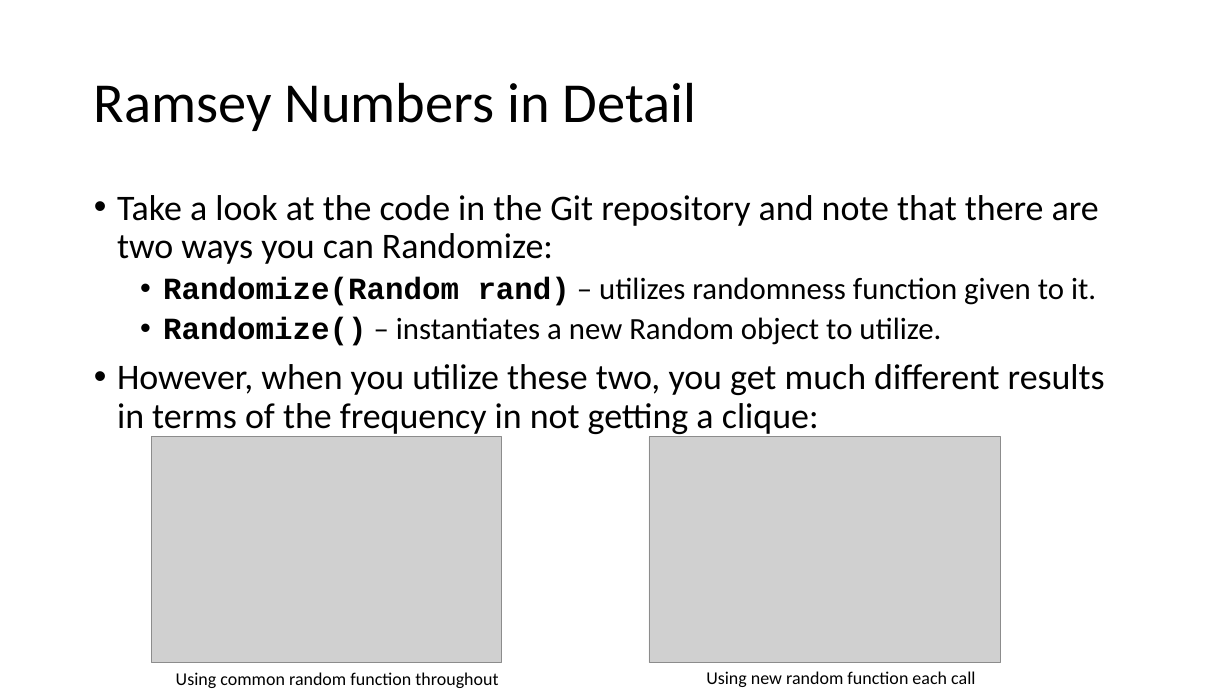
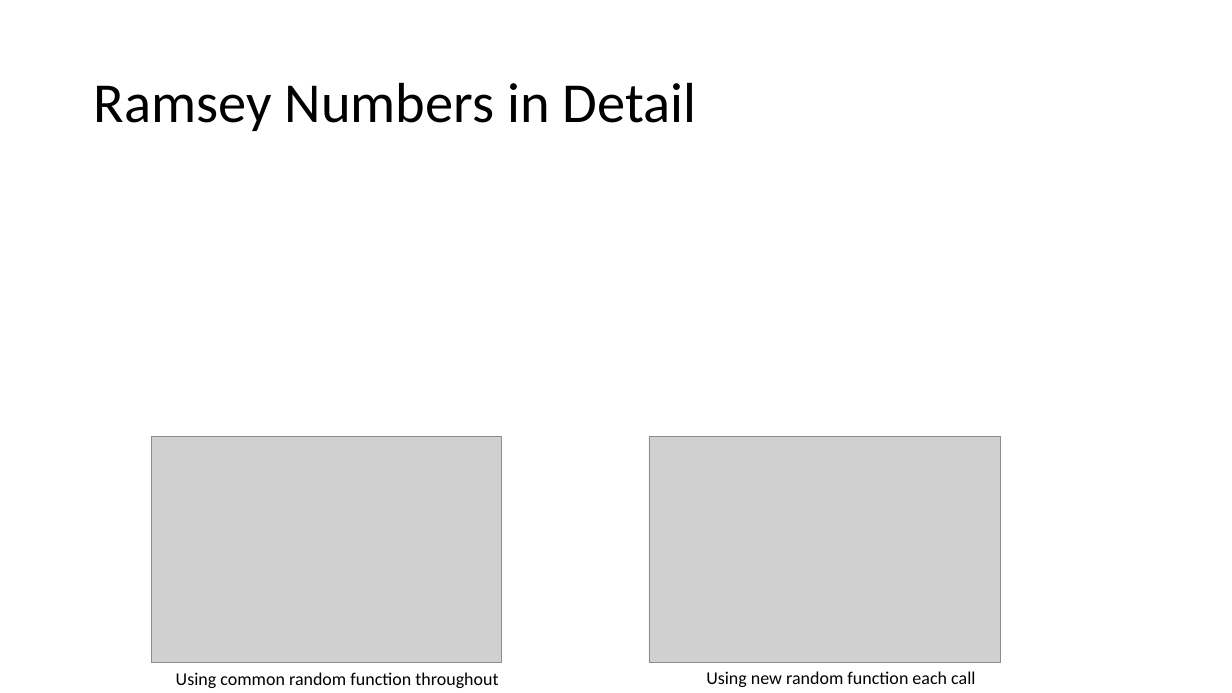
Before and after one commit to paulraff/2016JointMeetings, a slide deck: slide 10 of Preparing Mathematicians for Data Science Careers.pptx (slide 18 before the commit). Drawn at 1232x693 pixels with LibreOffice and Linux fonts; fonts in the diff are those of the drawing; grey boxes stand for pictures. Boxes give left, top, right and bottom in pixels: in the first picture for what was removed or moved away, otherwise in the second. Text is boxed around its words. In the diff, an @@ line names an element or a change of style, - is before the commit and + after.

```diff
--- a/Preparing Mathematicians for Data Science Careers.pptx
+++ b/Preparing Mathematicians for Data Science Careers.pptx
@@ text removed at (117,195,1105,438) @@
-• Take a look at the code in the Git repository and note that there are two ways you can Randomize:
-  • Randomize(Random rand) – utilizes randomness function given to it.
-  • Randomize() – instantiates a new Random object to utilize.
-• However, when you utilize these two, you get much different results in terms of the frequency in not getting a clique:
```
Also in this commit, not shown: 3 other slides changed, 4 slides added.
